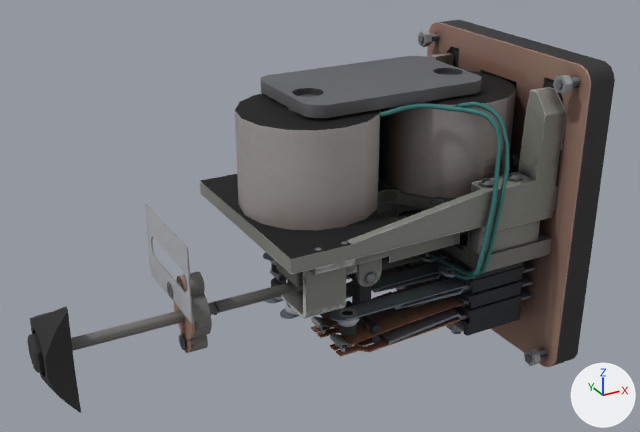
A saved change to the FBX model Assets/FBX/Location/Rele_room/kmsh.fbx.
Camera for both pictures: a 50 mm camera at (-0.8863, 0.5284, 1.1578) aimed at (-0.7792, 0.7233, 1.0604). The lights are fixed; the arrows at lower right show +X, +Y and +Z. Where no turn or scale is listed for an object, it has been applied to the vertices. Vertices at the same position are counted once.

The first picture shows 'kmsh'.
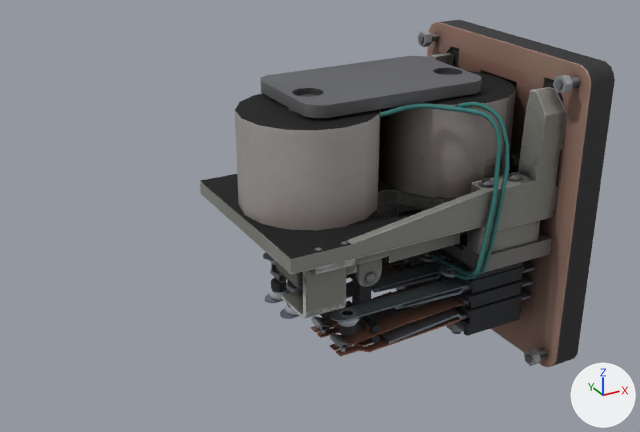
Edits to the bpy script that builds the scene:
```text
Change me_mesh:
    used by ob_kmsh; location = (-0.7774, 0.721, 1.0578)
    remove me_mesh.from_pydata(...)  # 21679 vertices, 42998 faces; spans x -0.082..0.082, y -0.035..0.035, z -0.045..0.045
    add me_mesh.from_pydata(...)  # 20251 vertices, 40138 faces; spans x -0.026..0.082, y -0.035..0.035, z -0.045..0.045
    me_mesh part 1: 9 loose pieces with 1428 vertices, spanning x -0.082..0.076, y -0.015..0.017, z -0.03..0.01, are deleted
```

Changed parts and their boxes (x1, y1, x2, y2) in the pictures (640 x 432 px):
'kmsh', reshaped
    before: (27, 20, 615, 413)
    after: (200, 20, 615, 367)
part 1 of me_mesh, deleted
    before: (27, 203, 420, 413)
